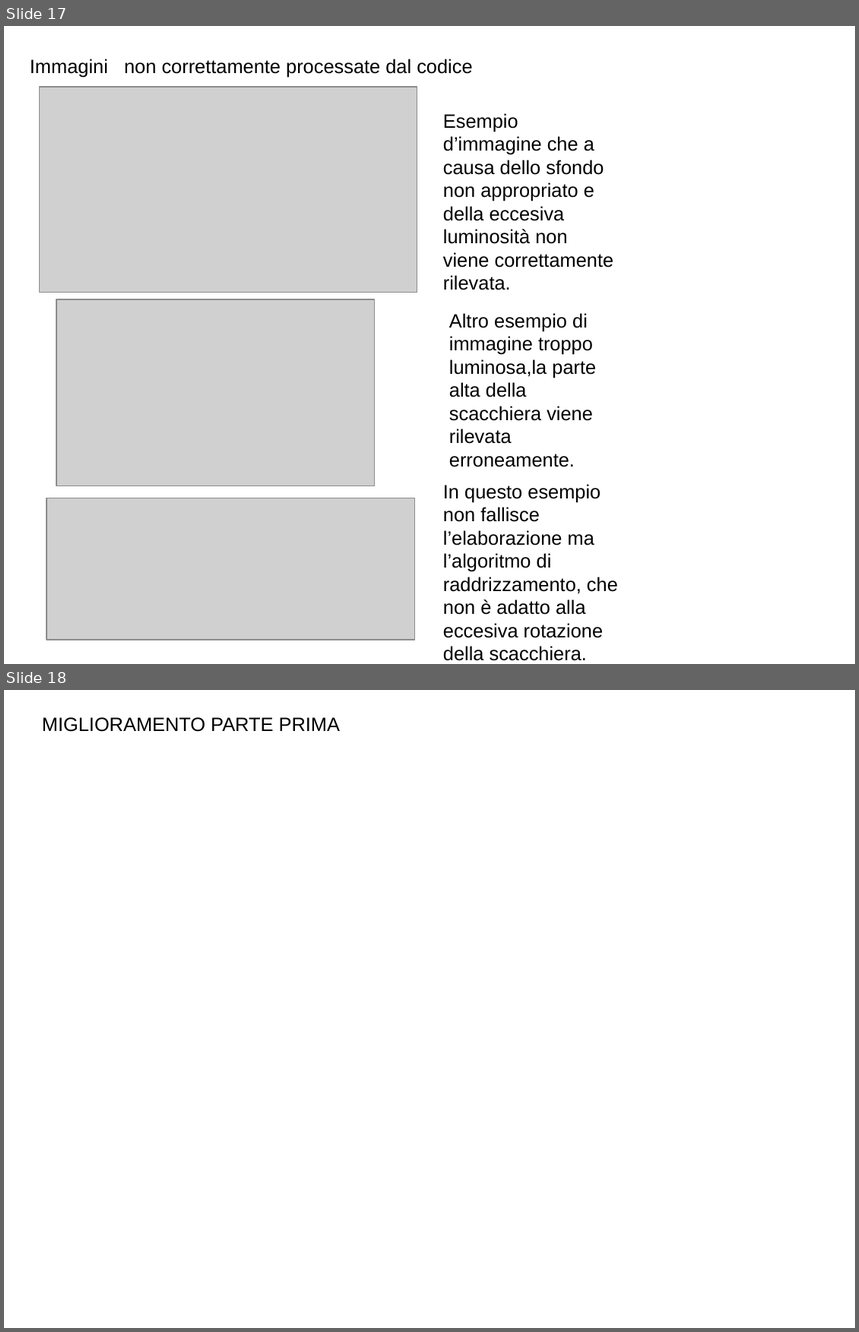
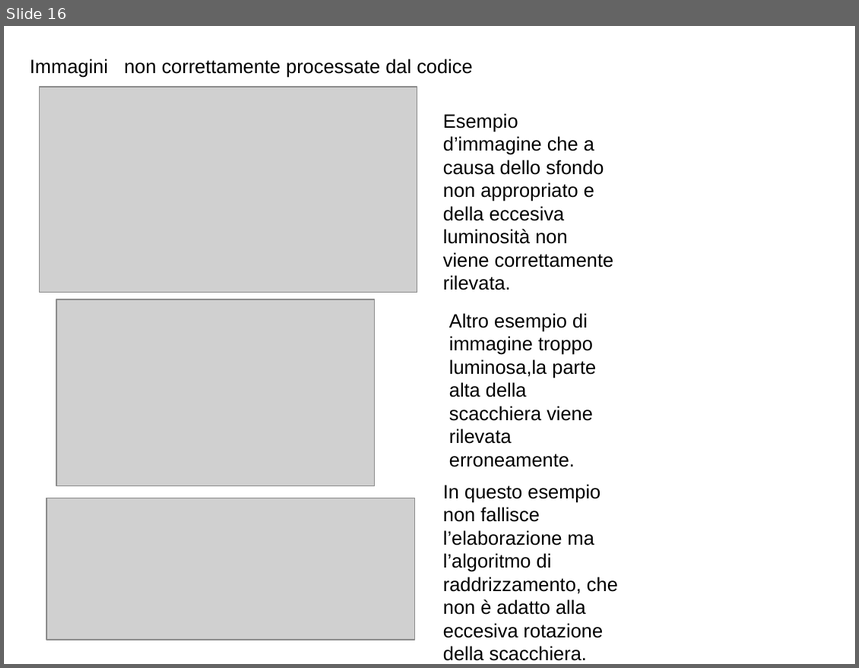
Before and after one commit to pietroparini2/chessProject, a slide deck: relazioneProgettoEI/presentazione.odp. Shown one above the other, each under a label of ours: slides 17 and 18 before the commit, slide 16 after it. The pictures are 859x1332 and 859x668 pixels, drawn with LibreOffice and Linux fonts; fonts in the diff are those of the drawing; grey boxes stand for pictures. Boxes give left, top, right and bottom in pixels: in the first picture for what was removed or moved away, otherwise in the second. Text is boxed around its words. In the diff, an @@ line names an element or a change of style, - is before the commit and + after.

```diff
--- a/relazioneProgettoEI/presentazione.odp
+++ b/relazioneProgettoEI/presentazione.odp
@@ slide 18 removed at [4, 690, 855, 1328], background #FFFFFF @@
@@ text removed at [42, 717, 340, 732] @@
-MIGLIORAMENTO PARTE PRIMA
@@ what was slide 17 is now slide 16 @@
```
Also in this commit, not shown: 6 slides changed, 2 slides added, 2 other slides removed, 6 other files.
